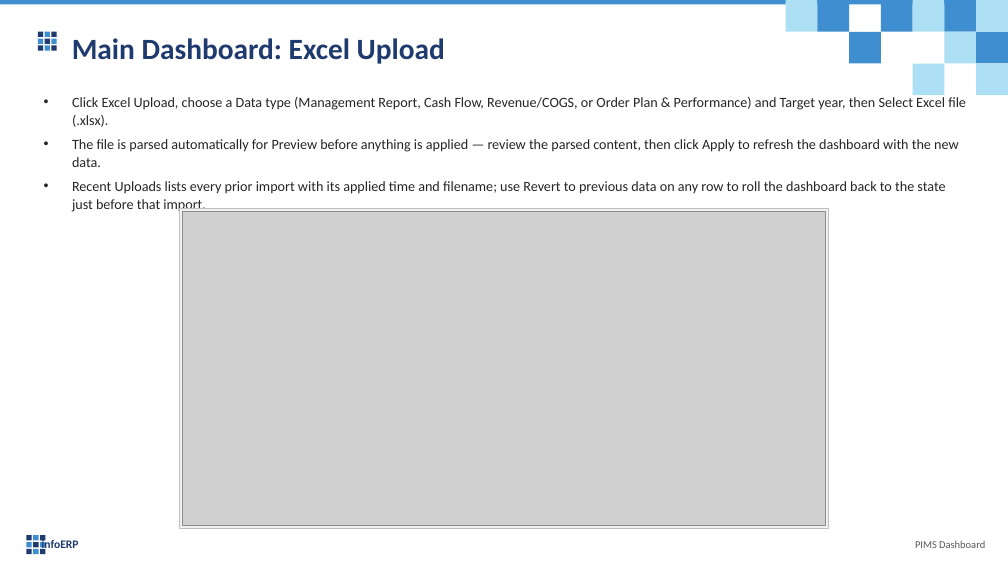
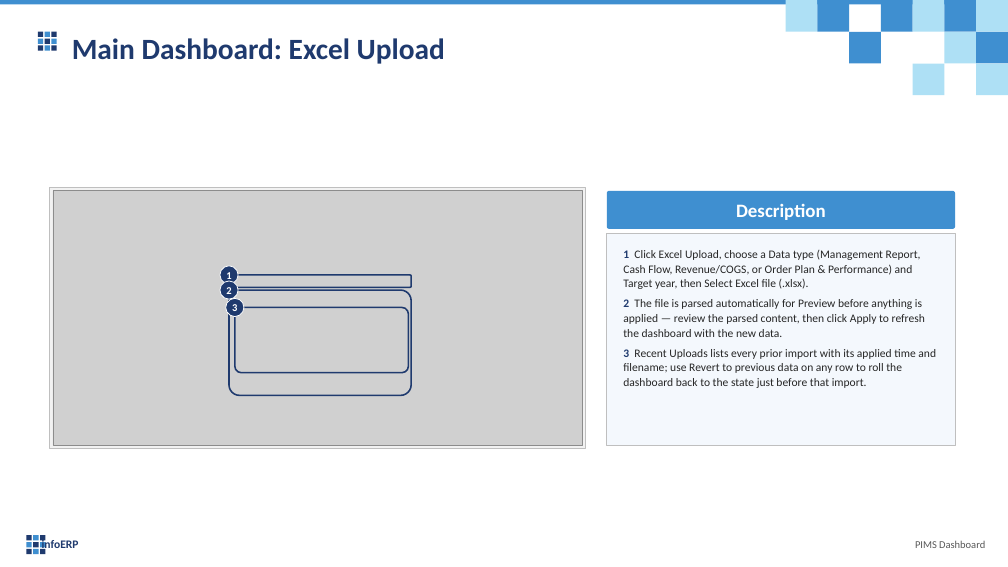
Before and after one commit to truongCLT/PIMS-DASHBOARD, a slide deck: slide 7 of docs/PIMS_Dashboard_User_Guide_V1.pptx. Drawn at 1008x567 pixels with LibreOffice and Linux fonts; fonts in the diff are those of the drawing; grey boxes stand for pictures. Boxes give left, top, right and bottom in pixels: in the first picture for what was removed or moved away, otherwise in the second. Text is boxed around its words. In the diff, an @@ line names an element or a change of style, - is before the commit and + after.

```diff
--- a/docs/PIMS_Dashboard_User_Guide_V1.pptx
+++ b/docs/PIMS_Dashboard_User_Guide_V1.pptx
@@ rectangle: place and size @@
-rectangle at [179, 209, 829, 529]
+rectangle at [50, 188, 585, 448]
@@ picture: place and size @@
-picture at [182, 212, 826, 526]
+picture at [53, 191, 582, 445]
@@ rounded rectangle added at [607, 191, 956, 228], fill #3F8FD0, 18 pt, text #FFFFFF, bold @@
+Description
@@ rectangle added at [607, 234, 956, 445], fill #F4F8FD, outline #BFBFBF 0.75 pt @@
@@ ellipse added at [220, 266, 238, 284], fill #1F3A6E, outline #FFFFFF 0.75 pt, 10 pt, text #FFFFFF, bold @@
+1
@@ text at [623, 250, 936, 388]: text changed; size 13.5 to 11 pt @@
-• Click Excel Upload, choose a Data type (Management Report, Cash Flow, Revenue/COGS, or Order Plan & Performance) and Target year, then Select Excel file (.xlsx).
-• The file is parsed automatically for Preview before anything is applied — review the parsed content, then click Apply to refresh the dashboard with the new data.
-• Recent Uploads lists every prior import with its applied time and filename; use Revert to previous data on any row to roll the dashboard back to the state just before that import.
+1 Click Excel Upload, choose a Data type (Management Report, Cash Flow, Revenue/COGS, or Order Plan & Performance) and Target year, then Select Excel file (.xlsx).
+2 The file is parsed automatically for Preview before anything is applied — review the parsed content, then click Apply to refresh the dashboard with the new data.
+3 Recent Uploads lists every prior import with its applied time and filename; use Revert to previous data on any row to roll the dashboard back to the state just before that import.
@@ ellipse added at [220, 281, 238, 299], fill #1F3A6E, outline #FFFFFF 0.75 pt, 10 pt, text #FFFFFF, bold @@
+2
@@ ellipse added at [226, 299, 244, 317], fill #1F3A6E, outline #FFFFFF 0.75 pt, 10 pt, text #FFFFFF, bold @@
+3
@@ rounded rectangle added at [229, 275, 411, 287], outline #1F3A6E 1.5 pt @@
@@ rounded rectangle added at [229, 290, 411, 395], outline #1F3A6E 1.5 pt @@
@@ rounded rectangle added at [235, 308, 409, 373], outline #1F3A6E 1.5 pt @@
```
Also in this commit, not shown: 29 other slides changed, 2 other files.
